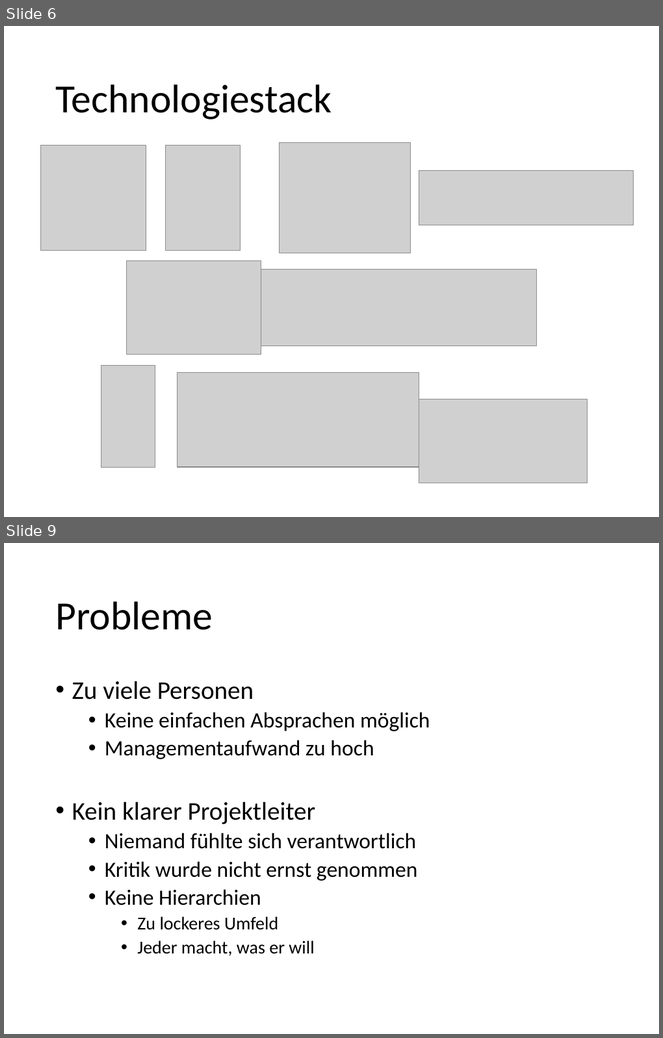
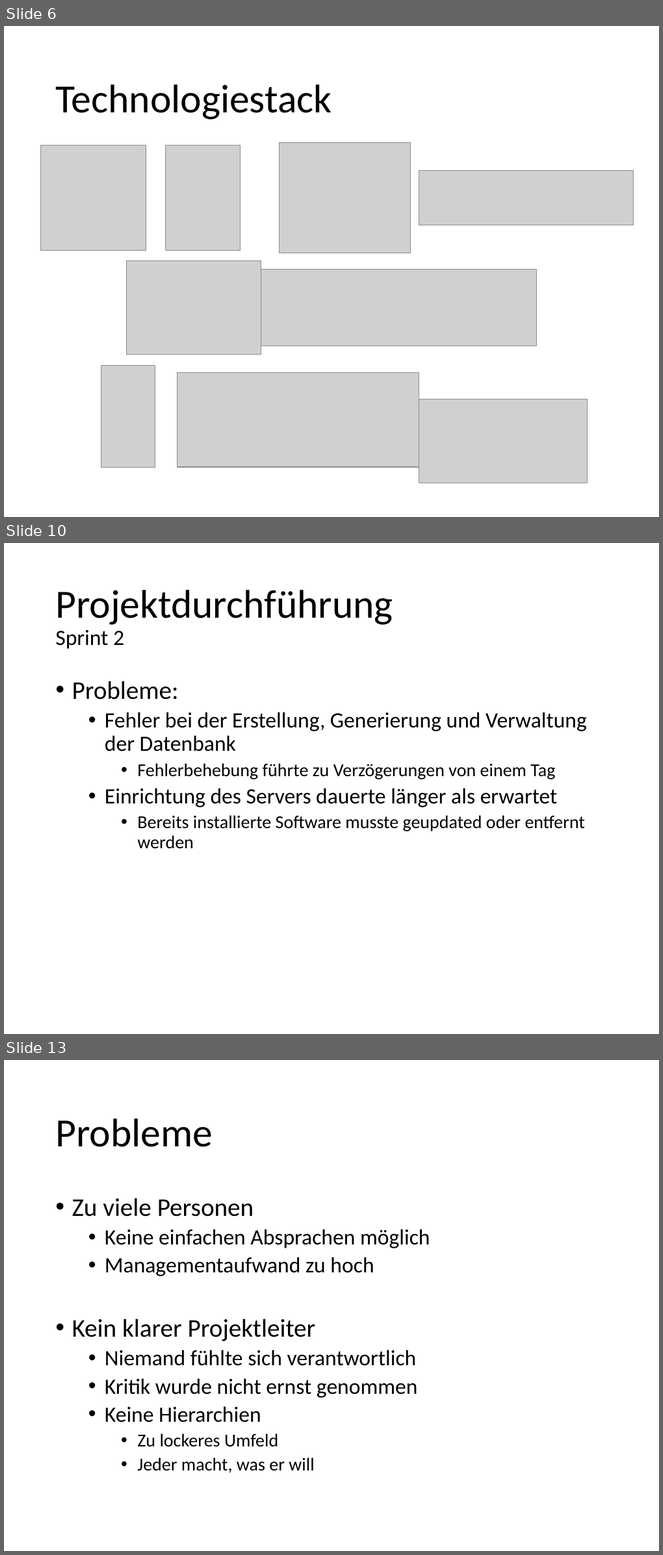
Before and after one commit to kickvinwl/kickvinwl, a slide deck: dokumente/Abschlusspräsentation.pptx. Shown one above the other, each under a label of ours: slides 6 and 9 before the commit, slides 6, 10 and 13 after it; the slides between them are not shown. The pictures are 663x1038 and 663x1555 pixels, drawn with LibreOffice and Linux fonts; fonts in the diff are those of the drawing; grey boxes stand for pictures. Boxes give left, top, right and bottom in pixels: in the first picture for what was removed or moved away, otherwise in the second. Text is boxed around its words. In the diff, an @@ line names an element or a change of style, - is before the commit and + after.

Commit message:
Sprint 2&3

```diff
--- a/dokumente/Abschlusspräsentation.pptx
+++ b/dokumente/Abschlusspräsentation.pptx
@@ slide 10 added at <box>4,543,659,1034</box>, background #FFFFFF @@
@@ title added at <box>55,590,393,649</box>, 44 pt, text #000000 @@
+Projektdurchführung
+Sprint 2
@@ text added at <box>72,681,587,849</box>, 20 pt, text #000000 @@
+• Probleme:
+  • Fehler bei der Erstellung, Generierung und Verwaltung der Datenbank
+    • Fehlerbehebung führte zu Verzögerungen von einem Tag
+  • Einrichtung des Servers dauerte länger als erwartet
+    • Bereits installierte Software musste geupdated oder entfernt werden
@@ what was slide 9 is now slide 13 @@
```
Also in this commit, not shown: 1 slide changed, 4 other slides added, 1 slide removed.
